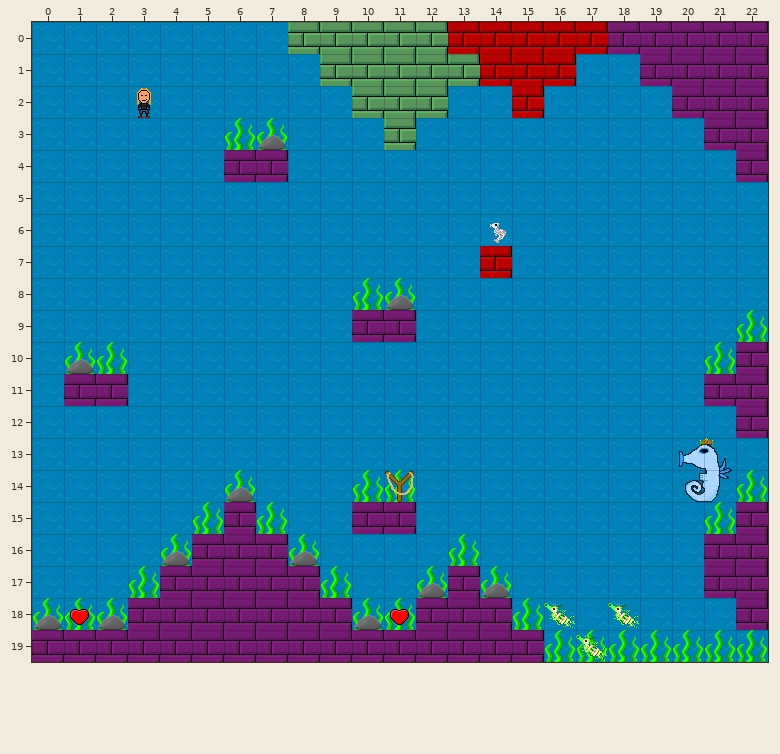
One commit to this Tiled map: rock-hero/dev-resources/map-boss3.tmx. This is how it looked before the edit.
Cells are 32x32 px. Shown: x 0..22, y 0..19.
Now the later version:
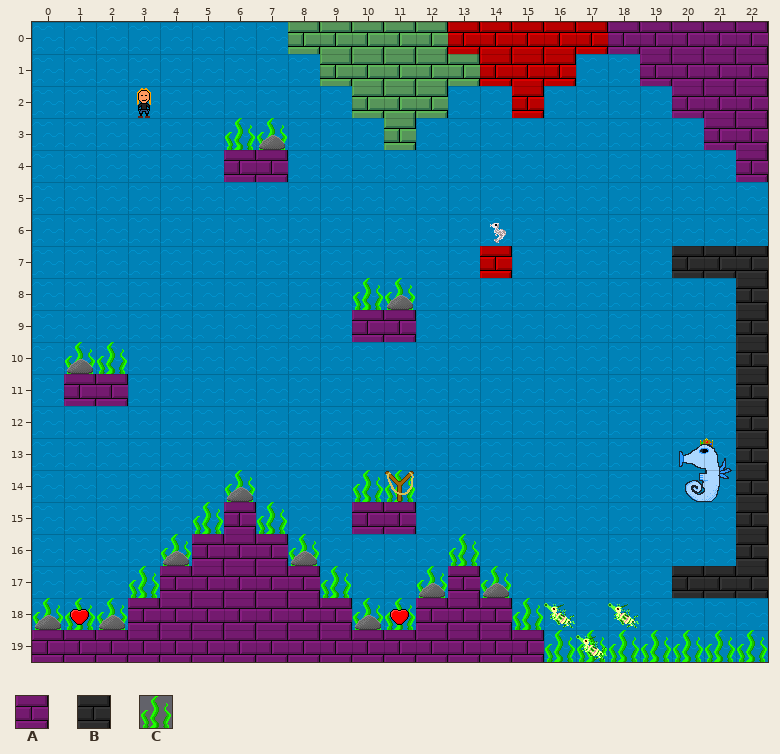
Key: from "bricks-purple2": A 0; from "dark-bricks": B 0; from "fg_dec_ocean_random_frame": C 0.
_ is an empty cell.
Edits made:
Layer "bg_decoration":
y 9: x 22 C -> _
y 10: x 21 C -> _
y 14: x 22 C -> _
y 15: x 21 C -> _
Layer "solids":
y 7: x 20..22 ___ -> BBB
y 8..9: x 22 _ -> B
y 10: x 22 A -> B
y 11: x 21..22 AA -> _B
y 12: x 22 A -> B
y 13..14: x 22 _ -> B
y 15: x 22 A -> B
y 16: x 21..22 AA -> _B
y 17: x 20..22 _AA -> BBB
y 18: x 22 A -> _
Pixel boxes of the changes (left, top, right, bottom) in both pictures:
changed: (672, 246, 768, 630)
